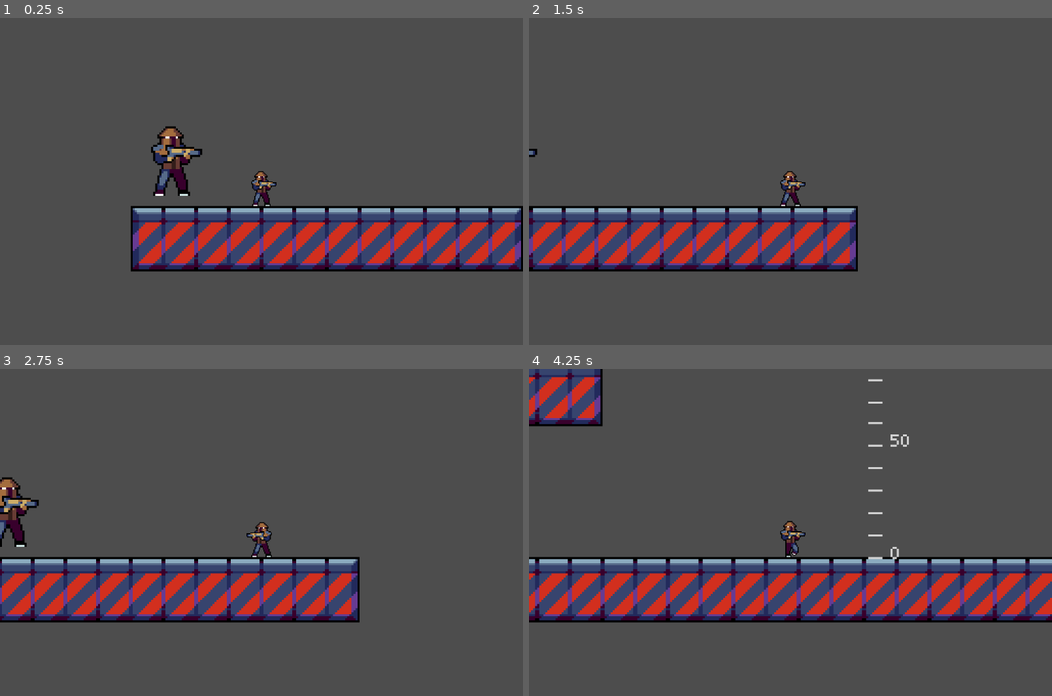
Above: before the commit, frames 1-4 (two rows, left to right).
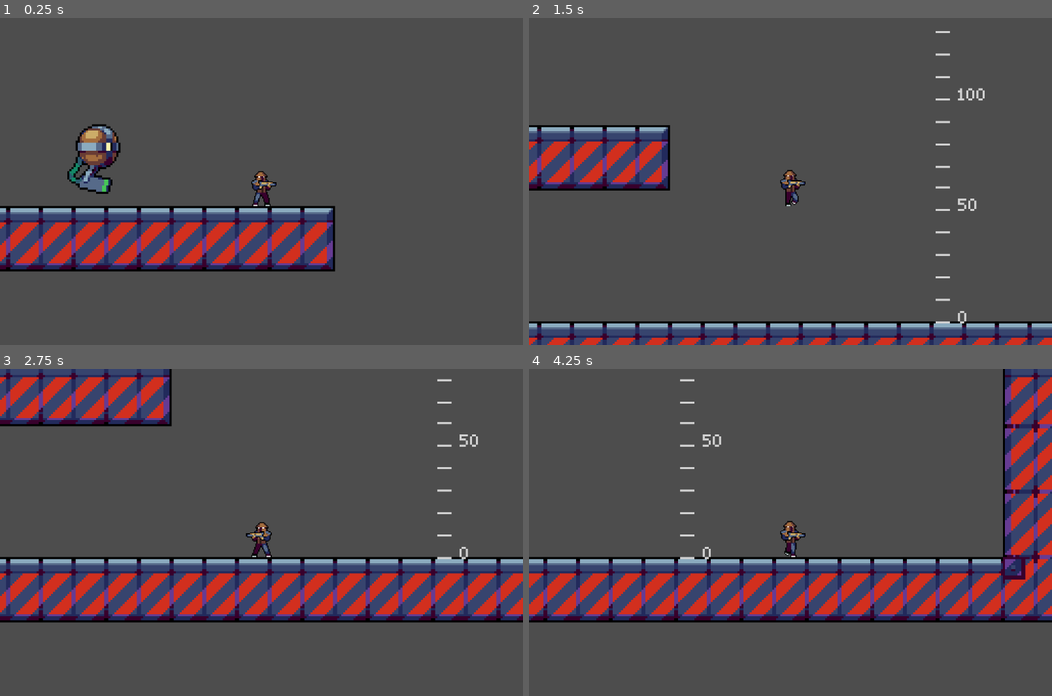
Above: after the commit, the same moments.

Repository: linkinmjs/escape-from-hideout
Game: Godot game, scene res://scenes/levels/level01.tscn
Two runs of this game, one before a commit and one after it. Both use one fixed random seed, a clock stepped at 60 frames per second and the inputs below.
Inputs:
- Up to frame 1 (0.25 s): no input
- Up to frame 2 (1.5 s): hold Space (ui_jump) 0.53-1.28 s; hold Right (ui_right) from 0.53 s (still down); tap Space (ui_jump) at 1.35 s
- Up to frame 3 (2.75 s): tap Space (ui_jump) at 1.52, 1.82 s; release Right (ui_right) at 2.03 s; hold Left (ui_left) from 2.03 s (still down); hold Space (ui_jump) from 2.03 s (still down)
- Up to frame 4 (4.25 s): release Left (ui_left) at 2.78 s; release Space (ui_jump) at 2.78 s; hold Right (ui_right) from 2.78 s (still down); tap Space (ui_jump) at 2.85, 3.02, 3.32 s; hold Space (ui_jump) from 3.53 s (still down)

The runs differ from the first frame. In frame 1, 19% of the frame differs, in the area x 0-100%, y 32-78%; in frame 2, 26%, in the area x 0-100%, y 4-100%; in frame 3, 20%; in frame 4, 19%.

Commit message:
Prepare to making a better bot

Diff:
--- a/scenes/bot01.tscn
+++ b/scenes/bot01.tscn
@@ -124,7 +124,7 @@
 "texture": SubResource("AtlasTexture_jhdxb")
 }],
 "loop": true,
-"name": &"up",
+"name": &"move",
 "speed": 12.0
 }]
 
@@ -135,11 +135,11 @@
 size = Vector2(39, 34)
 
 [node name="Bot01" type="CharacterBody2D"]
-script = ExtResource("1_g2els")
+script = ExtResource("1_pdtv8")
 
 [node name="BotSprite" type="AnimatedSprite2D" parent="."]
 sprite_frames = SubResource("SpriteFrames_tuyoq")
-animation = &"idle"
+animation = &"move"
 offset = Vector2(9, 0)
 
 [node name="BotCollision" type="CollisionShape2D" parent="."]
--- a/scenes/levels/level01.tscn
+++ b/scenes/levels/level01.tscn
@@ -291,11 +291,11 @@
 tile_set = SubResource("TileSet_g0jr5")
 
 [node name="Player" parent="." instance=ExtResource("3_g0jr5")]
-position = Vector2(128, 71)
-
-[node name="Bot01" parent="." instance=ExtResource("3_i4uh8")]
-position = Vector2(84, 67)
+position = Vector2(220, 79)
 
 [node name="MeasuringBackground" type="Sprite2D" parent="."]
 position = Vector2(390, 81)
 texture = ExtResource("4_i4uh8")
+
+[node name="Bot01" parent="." instance=ExtResource("5_qwlqn")]
+position = Vector2(139, 73)
--- a/scripts/bot.gd
+++ b/scripts/bot.gd
@@ -2,6 +2,7 @@
 
 @onready var bot = $BotSprite
 @onready var enter_hint_label = $Label
+@onready var camera = $Camera2D
 
 const SPEED = 80
 const GRAVITY = 5
@@ -14,6 +15,46 @@
 func _ready() -> void:
 	enter_hint_label.visible = false
 
+func _physics_process(delta: float) -> void:
+	if not active_player: return
+
+	if GameManager.is_dead == false:
+		if Input.is_action_pressed("ui_right"):
+			velocity.x = SPEED
+			bot.scale.x = 1
+		elif Input.is_action_pressed("ui_left"):
+			velocity.x = -SPEED
+			bot.scale.x = -1
+		else:
+			velocity.x = 0
+
+		if Input.is_action_pressed("ui_jump"):
+			velocity.y = JUMP_POWER * acceleration
+			acceleration = acceleration + 0.1
+			#$sounds/burnSound.play()
+		else:
+			acceleration = 0.1
+
+		velocity.y += GRAVITY
+		set_velocity(velocity)
+		set_up_direction(FLOOR)
+		move_and_slide()
+		checkcollision()
+		update_animation()
+
+func checkcollision()-> void:
+	for i in get_slide_collision_count():
+		var collision = get_slide_collision(i)
+		if collision.get_collider() is TileMapLayer:
+			if collision.get_collider().get("name")=="deadzone":
+				GameManager.is_dead = true
+
+func update_animation():
+	if velocity.x != 0 or velocity.y < 0:
+		bot.play("move")
+	else:
+		bot.play("idle")
+
 func _input(event):
 	if event.is_action_pressed("ui_action") && event.is_pressed() && enter_hint_label.visible == true:
 		_control_bot()
@@ -24,63 +65,14 @@
 	var player = get_tree().get_first_node_in_group("player")
 	active_player = true
 	player.queue_free()
-	$Camera2D.enabled = true
+	camera.enabled = true
 
 func _leave_bot():
 	var player = preload("res://scenes/player.tscn").instantiate()
 	active_player = false
 	get_tree().current_scene.add_child(player)
 	player.global_position = global_position
-	$Camera2D.enabled = false
-
-func _physics_process(delta: float) -> void:
-	if not active_player: return
-
-	if GameManager.is_dead == false:
-		if Input.is_action_pressed("ui_right"):
-			velocity.x = SPEED
-			bot.scale.x = 1
-			bot.play("up")
-		elif Input.is_action_pressed("ui_left"):
-			velocity.x = -SPEED
-			bot.scale.x = -1
-			bot.play("up")
-		else:
-			velocity.x = 0
-			bot.play("idle")
-
-		if Input.is_action_pressed("ui_jump"):
-			velocity.y = JUMP_POWER * acceleration
-			acceleration = acceleration + 0.1
-			bot.play("up")
-			#$sounds/burnSound.play()
-		else:
-			acceleration = 0.1
-
-		velocity.y += GRAVITY
-		set_velocity(velocity)
-		set_up_direction(FLOOR)
-		move_and_slide()
-		checkcollision()
-
-func dead():
-	GameManager.is_dead = true
-	velocity = Vector2(0,0)
-	bot.play("dead")
-	acceleration = 0
-	$CollisionShape2D.disabled = true
-	#$sounds/explosionSound.play()
-	$Timer.start()
-
-func checkcollision()-> void:
-	for i in get_slide_collision_count():
-		var collision = get_slide_collision(i)
-		if collision.get_collider() is TileMapLayer:
-			if collision.get_collider().get("name")=="deadzone":
-				dead()
-
-func _on_timer_timeout() -> void:
-	get_tree().reload_current_scene()
+	camera.enabled = false
 
 func _on_area_2d_body_entered(body: Node2D) -> void:
 	if body == get_tree().get_first_node_in_group("player"):
Not shown: 2 places in scenes/bot01.tscn that only renumber resources
Not shown: 1 places in scenes/levels/level01.tscn that only renumber resources
